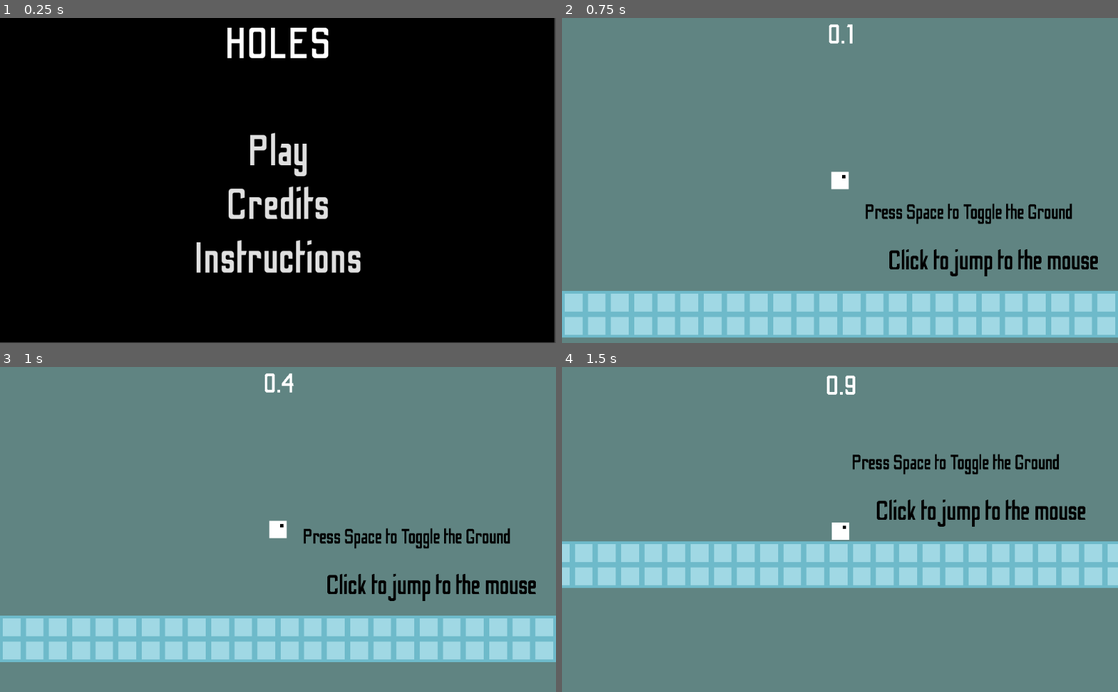
Above: before the commit, frames 1-4 (two rows, left to right).
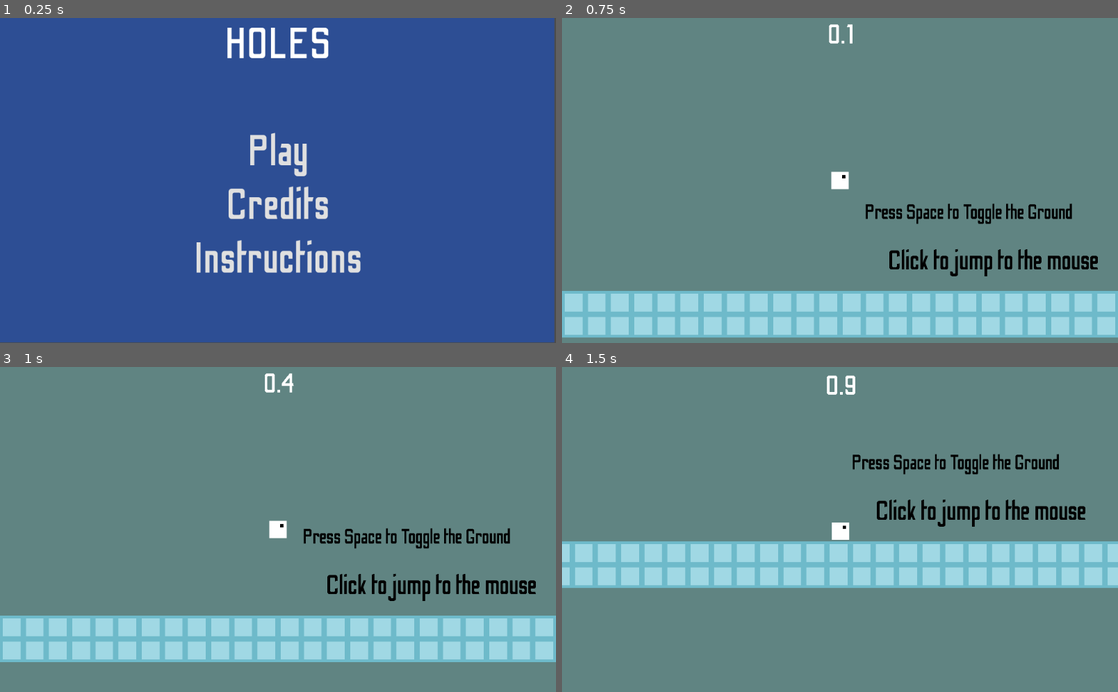
Above: after the commit, the same moments.

Repository: jonot-cyber/brackeys-game-jam-game-that-i-am-doing
Game: Godot game, scene res://Scenes/UI.tscn
Same seed, same stepped clock (60 frames per second), same inputs: the game is played once before the commit and once after it.
Inputs (mouse positions are in pixels of both pictures, inside the frame that each line leads up to):
- Up to frame 1 (0.25 s): no input
- Up to frame 2 (0.75 s): click "Play" at 0.5 s
- Up to frame 3 (1 s): no input
- Up to frame 4 (1.5 s): tap Enter at 1.25 s; move the mouse to (962, 513) at 1.27 s; click (962, 513) at 1.42 s

The runs differ from the first frame. In frame 1, 97% of the frame differs, in the area x 0-100%, y 0-100%; in frame 2, nothing differs; in frame 3, nothing differs; in frame 4, nothing differs.

Commit message:
Change background

Diff:
--- a/Scenes/UI.tscn
+++ b/Scenes/UI.tscn
@@ -23,7 +23,7 @@
 margin_top = -1.43201
 margin_right = 1021.14
 margin_bottom = 598.568
-color = Color( 0, 0, 0, 1 )
+color = Color( 0.176471, 0.305882, 0.580392, 1 )
 __meta__ = {
 "_edit_use_anchors_": false
 }
